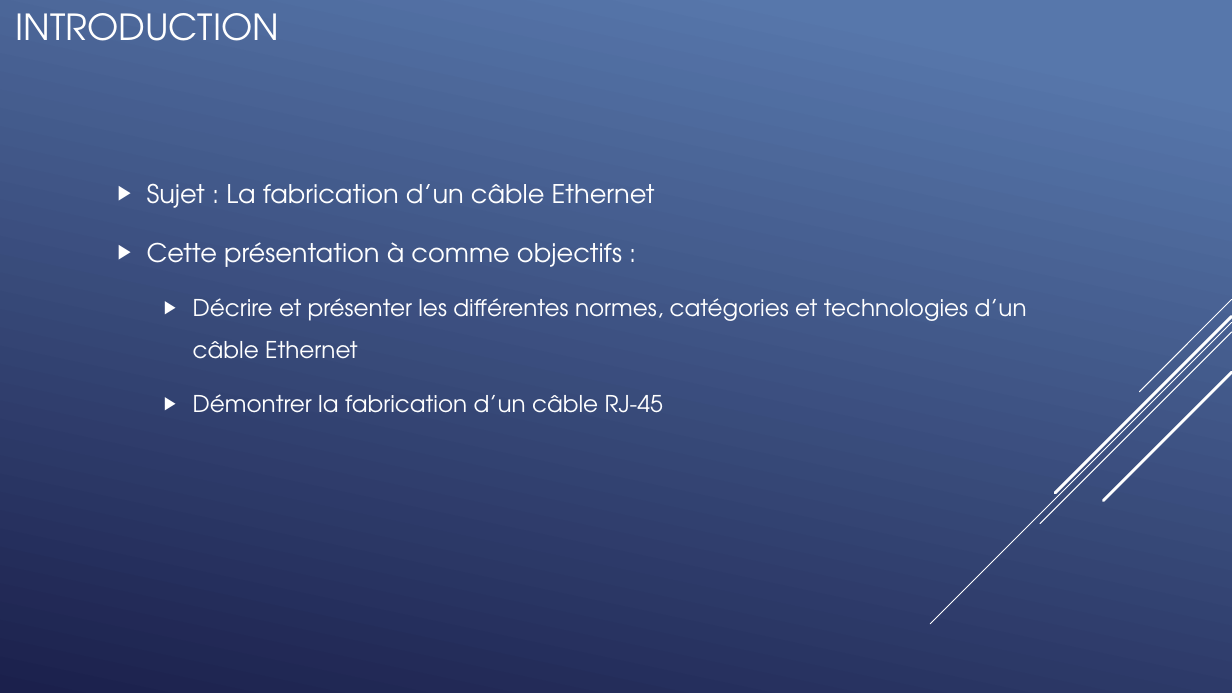
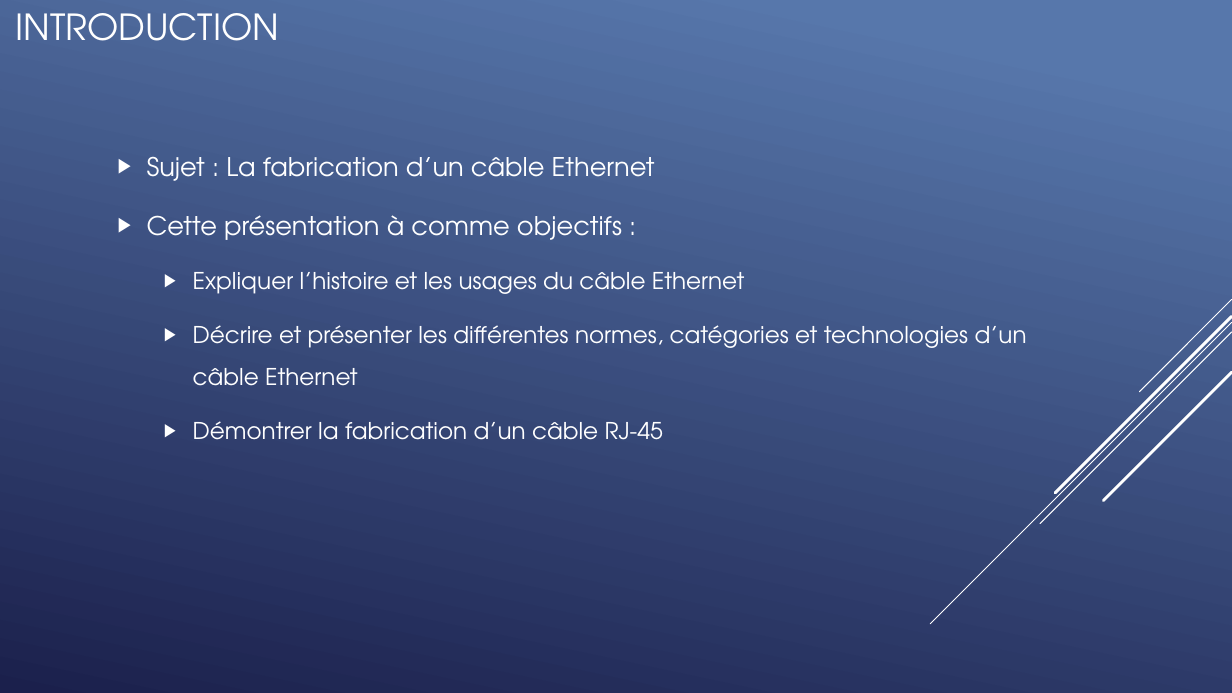
Before and after one commit to QuentinKrg/M214-Ethernet, a slide deck: slide 3 of Module 214 - Fabrication_Ethernet.pptx. Drawn at 1232x693 pixels with LibreOffice and Linux fonts; fonts in the diff are those of the drawing. Boxes give left, top, right and bottom in pixels: in the first picture for what was removed or moved away, otherwise in the second. Text is boxed around its words. In the diff, an @@ line names an element or a change of style, - is before the commit and + after.

```diff
--- a/Module 214 - Fabrication_Ethernet.pptx
+++ b/Module 214 - Fabrication_Ethernet.pptx
@@ text at box(193, 272, 745, 294): paragraph added @@
+    ▶ Expliquer l’histoire et les usages du câble Ethernet
```
Also in this commit, not shown: 2 other slides changed, 2 other files.
